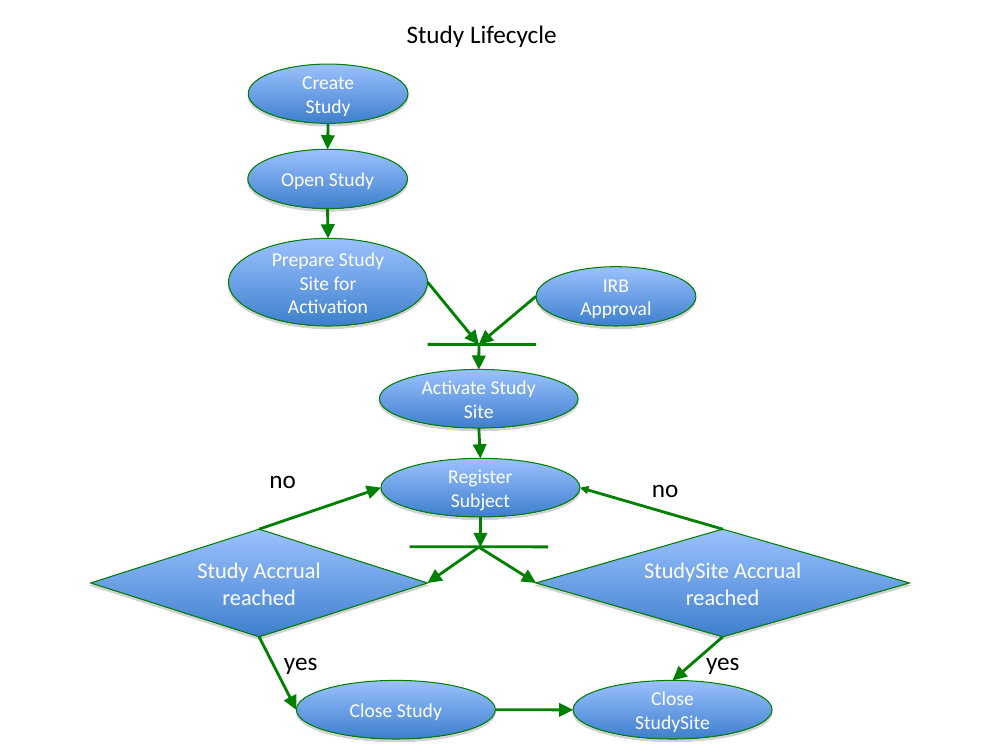
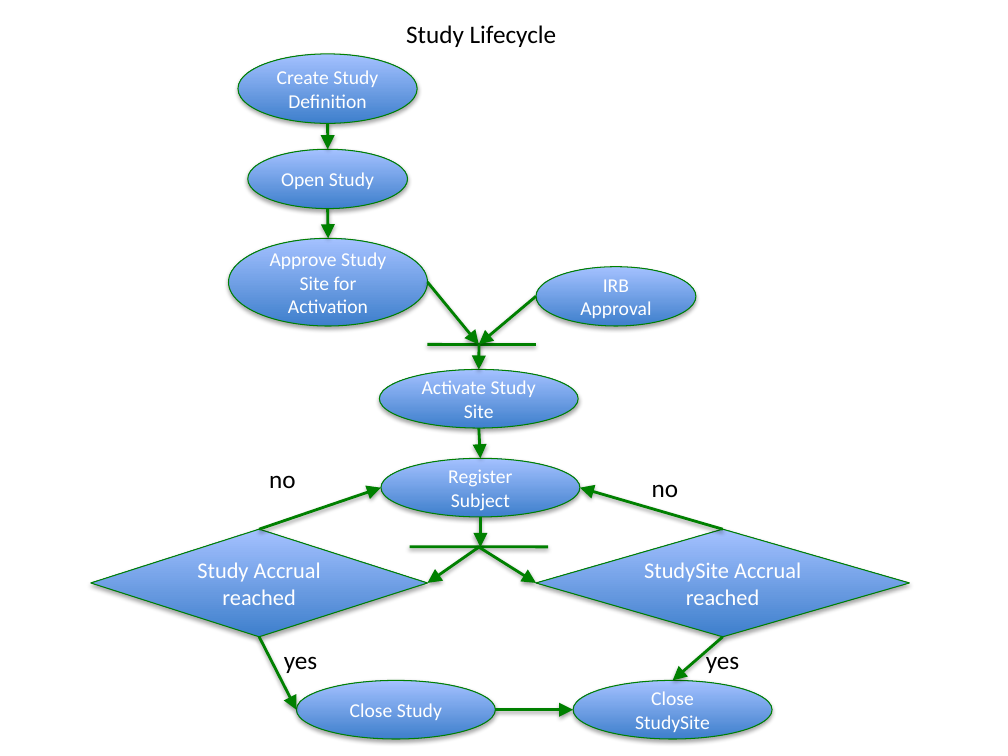
Before and after one commit to NCIP/c3pr-docs, a slide deck: slide 2 of documentation/design/MultiSite-ppt.ppt (slide 3 before the commit). Drawn at 1008x756 pixels with LibreOffice and Linux fonts; fonts in the diff are those of the drawing. Boxes give left, top, right and bottom in pixels: in the first picture for what was removed or moved away, otherwise in the second. Text is boxed around its words. In the diff, an @@ line names an element or a change of style, - is before the commit and + after.

```diff
--- a/documentation/design/MultiSite-ppt.ppt
+++ b/documentation/design/MultiSite-ppt.ppt
@@ fill gradient #9BC1FF to #3F80CD to gradient #3F80CE to #A4C4FF; outline #008000 0.74 pt to #008000 0.75 pt; shadow changed in 10 elements at (x1=248, y1=149, x2=408, y2=209), (x1=536, y1=267, x2=697, y2=327), (x1=379, y1=369, x2=578, y2=427), (x1=381, y1=459, x2=580, y2=517), (x1=91, y1=529, x2=427, y2=637), (x1=536, y1=529, x2=909, y2=637), (x1=574, y1=680, x2=772, y2=739), (x1=296, y1=680, x2=495, y2=739), (x1=229, y1=238, x2=427, y2=326), (x1=238, y1=53, x2=417, y2=123) @@
@@ ellipse "Create Study Definition" resized from (x1=248, y1=65, x2=408, y2=124) to (x1=238, y1=53, x2=417, y2=123) @@
@@ text in ellipse at (x1=277, y1=70, x2=378, y2=108): text changed @@
-Create Study
+Create Study Definition
@@ arrow (328, 123) - (328, 149): stroke #008000 2.01 pt to #008000 2 pt @@
@@ arrow (328, 209) - (329, 238): stroke #008000 2.01 pt to #008000 2 pt @@
@@ text in ellipse at (x1=270, y1=252, x2=386, y2=313): text changed @@
-Prepare Study Site for Activation
+Approve Study Site for Activation
@@ arrow (427, 282) - (479, 345): stroke #008000 2.01 pt to #008000 2 pt @@
@@ arrow (536, 296) - (479, 345): stroke #008000 2.01 pt to #008000 2 pt @@
@@ line (427, 345) - (536, 345): stroke #008000 2.01 pt to #008000 2 pt @@
@@ arrow (479, 345) - (479, 370): stroke #008000 2.01 pt to #008000 2 pt @@
@@ arrow (479, 428) - (481, 459): stroke #008000 2.01 pt to #008000 2 pt @@
@@ arrow (259, 529) - (381, 488): stroke #008000 2.01 pt to #008000 2 pt @@
@@ arrow (723, 529) - (580, 488): stroke #008000 2.01 pt to #008000 2 pt @@
@@ arrow (481, 517) - (481, 547): stroke #008000 2.01 pt to #008000 2 pt @@
@@ line (409, 546) - (548, 547): stroke #008000 2.01 pt to #008000 2 pt @@
@@ arrow (479, 547) - (427, 583): stroke #008000 2.01 pt to #008000 2 pt @@
@@ arrow (479, 547) - (536, 583): stroke #008000 2.01 pt to #008000 2 pt @@
@@ arrow (259, 637) - (296, 710): stroke #008000 2.01 pt to #008000 2 pt @@
@@ arrow (723, 637) - (672, 680): stroke #008000 2.01 pt to #008000 2 pt @@
@@ arrow (495, 710) - (574, 710): stroke #008000 2.01 pt to #008000 2 pt @@
```
Also in this commit, not shown: 6 other slides changed, 2 slides added, 21 slides removed, 1 other file.
